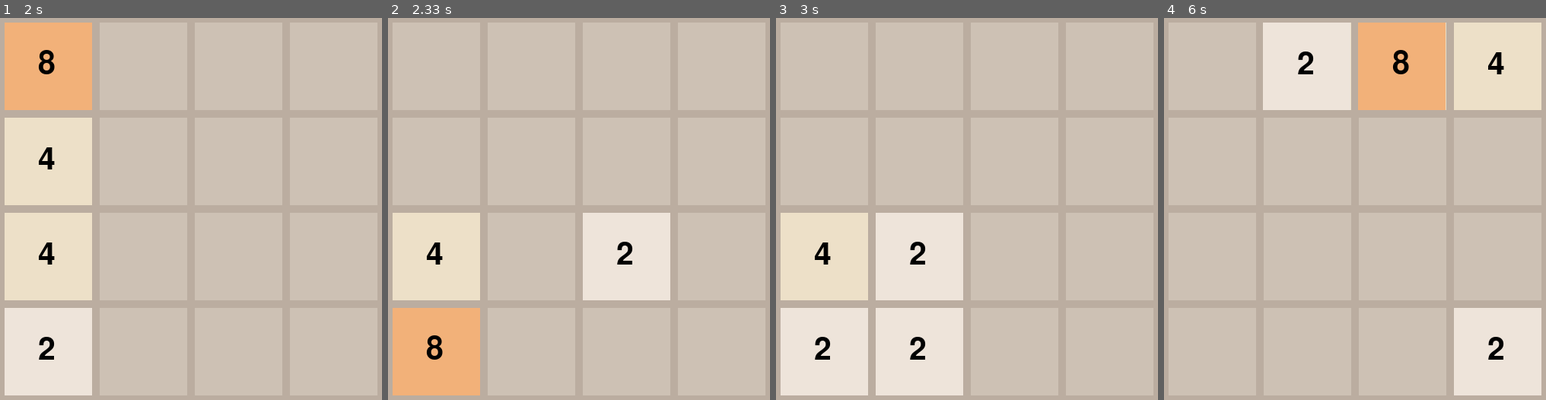
Above: before the commit, frames 1-4 (left to right).
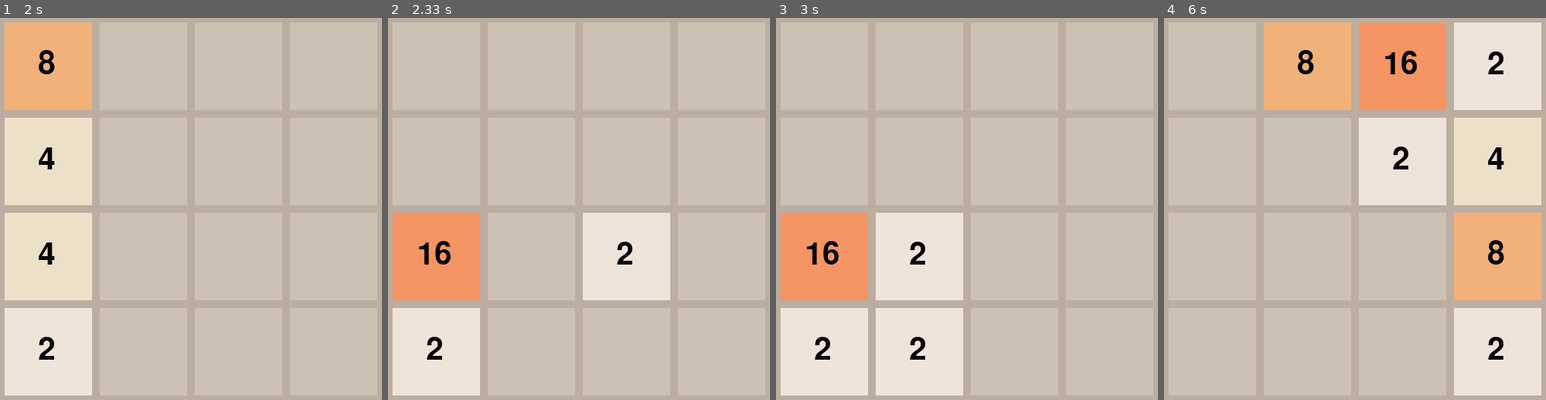
Above: after the commit, the same moments.

Repository: i0z0m/2048-pygame
Game: pygame game, started from src/2048_pygame/main.py
Same seed, same stepped clock (60 frames per second), same inputs: the game is played once before the commit and once after it.
Inputs:
- Up to frame 1 (2 s): hold Right 0.33-0.8 s; hold Up 0.83-1.13 s; hold Right 1.17-1.63 s; hold Left from 1.67 s (still down)
- Up to frame 2 (2.33 s): release Left at 2.2 s; hold Down from 2.23 s (still down)
- Up to frame 3 (3 s): release Down at 2.53 s; hold Left 2.57-2.97 s
- Up to frame 4 (6 s): hold Up 3-3.37 s; hold Right 3.4-4.03 s; hold Down 4.07-4.43 s; hold Left 4.47-4.93 s; hold Right 4.97-5.43 s; hold Up 5.47-5.77 s; hold Right from 5.8 s (still down)

Frame 1 is identical in both runs. In frame 2, 10% of the frame differs, in the area x 1-25%, y 50-99%; in frame 3, 5.2%; in frame 4, 26%, in the area x 25-99%, y 1-74%.

Commit message:
Integrate move_direction into move_tiles('direction')

Diff:
--- a/src/2048_pygame/main.py
+++ b/src/2048_pygame/main.py
@@ -49,10 +49,16 @@
 
     def move_tile(self, start_pos, end_pos):
         tile_value = self.board[start_pos[0]][start_pos[1]]
-        self.board[start_pos[0]][start_pos[1]] = 0
         self.moving_tiles.append((tile_value, start_pos, end_pos))
 
     def move_tiles(self, direction):
+        if direction == 'up':
+            self.board = list(map(list, zip(*self.board))) # 90度反時計回りに回転
+        elif direction == 'down':
+            self.board = list(map(list, zip(*self.board[::-1]))) # 90度時計回りに回転
+        elif direction == 'right':
+            self.board = [row[::-1] for row in self.board] # 左右反転
+
         new_board = [[0] * 4 for _ in range(4)]
         for i in range(4):
             j = 0
@@ -62,13 +68,22 @@
                     if k > 0 and new_board[i][k - 1] == self.board[i][j]:
                         new_board[i][k - 1] *= 2
                         self.score += new_board[i][k - 1]
-                        self.move_tile_with_merge(i, j, k, direction)
+                        # self.move_tile_with_merge(i, j, k, direction)
                     else:
                         new_board[i][k] = self.board[i][j]
-                        self.move_tile_without_merge(i, j, k, direction)
+                        # self.move_tile_without_merge(i, j, k, direction)
                         k += 1
                 j += 1
         self.board = new_board
+
+        if direction == 'up':
+            self.board = list(map(list, zip(*self.board[::-1]))) # 90度時計回りに回転
+            self.board = [row[::-1] for row in self.board] # 左右反転を解除
+        elif direction == 'down':
+            self.board = list(map(list, zip(*self.board))) # 90度反時計回りに回転
+            self.board = self.board[::-1] # 上下反転を解除
+        elif direction == 'right':
+            self.board = [row[::-1] for row in self.board] # 左右反転を解除
 
     def move_tile_with_merge(self, i, j, k, direction):
         if direction == 'up':
@@ -97,26 +112,6 @@
         elif direction == 'right':
             if self.board[3 - j][i] != 0:
                 self.move_tile((3 - j, i), (3 - k, i))
-
-    def move_up(self):
-        self.board = list(map(list, zip(*self.board))) # 90度反時計回りに回転
-        self.move_tiles('up')
-        self.board = list(map(list, zip(*self.board[::-1]))) # 90度時計回りに回転
-        self.board = [row[::-1] for row in self.board] # 左右反転を解除
-
-    def move_down(self):
-        self.board = list(map(list, zip(*self.board[::-1]))) # 90度時計回りに回転
-        self.move_tiles('down')
-        self.board = list(map(list, zip(*self.board))) # 90度反時計回りに回転
-        self.board = self.board[::-1] # 上下反転を解除
-
-    def move_left(self):
-        self.move_tiles('left')
-
-    def move_right(self):
-        self.board = [row[::-1] for row in self.board] # 左右反転
-        self.move_tiles('right')
-        self.board = [row[::-1] for row in self.board] # 左右反転を解除
 
     def is_game_over(self):
         if any(0 in row for row in self.board):
@@ -144,16 +139,16 @@
             if not game_state.game_clear and not game_state.game_over:
                 key_pressed = False
                 if event.key == pygame.K_UP:
-                    game_state.move_up()
+                    game_state.move_tiles('up')
                     key_pressed = True
                 elif event.key == pygame.K_DOWN:
-                    game_state.move_down()
+                    game_state.move_tiles('down')
                     key_pressed = True
                 elif event.key == pygame.K_LEFT:
-                    game_state.move_left()
+                    game_state.move_tiles('left')
                     key_pressed = True
                 elif event.key == pygame.K_RIGHT:
-                    game_state.move_right()
+                    game_state.move_tiles('right')
                     key_pressed = True
 
                 if key_pressed and not game_state.game_over:
